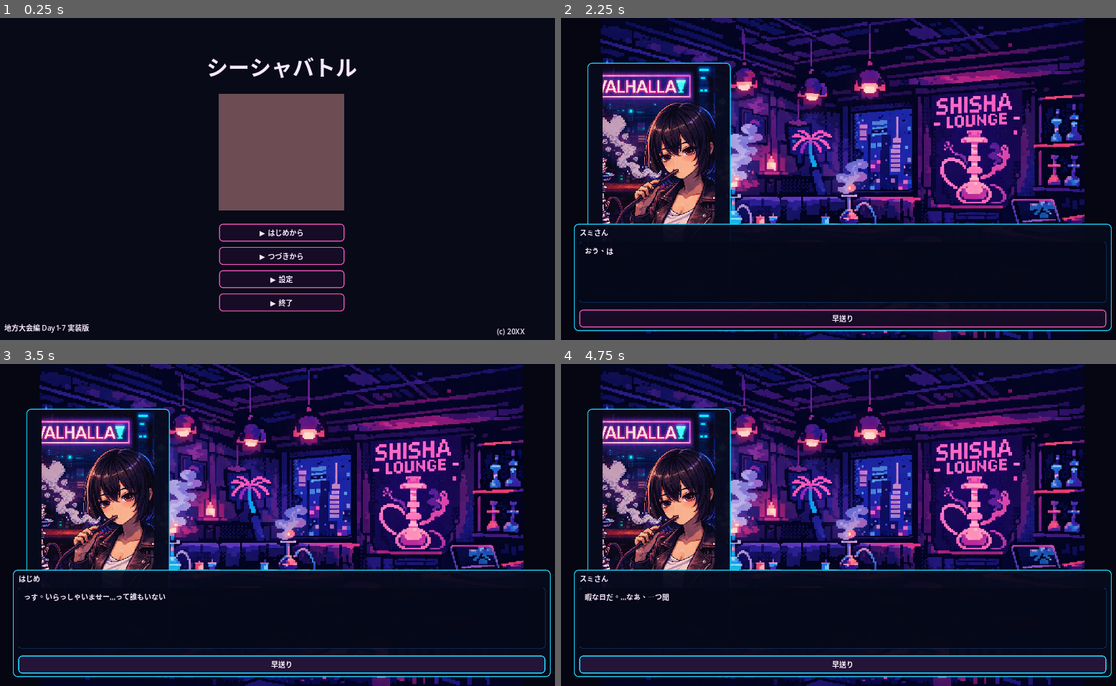
Above: before the commit, frames 1-4 (two rows, left to right).
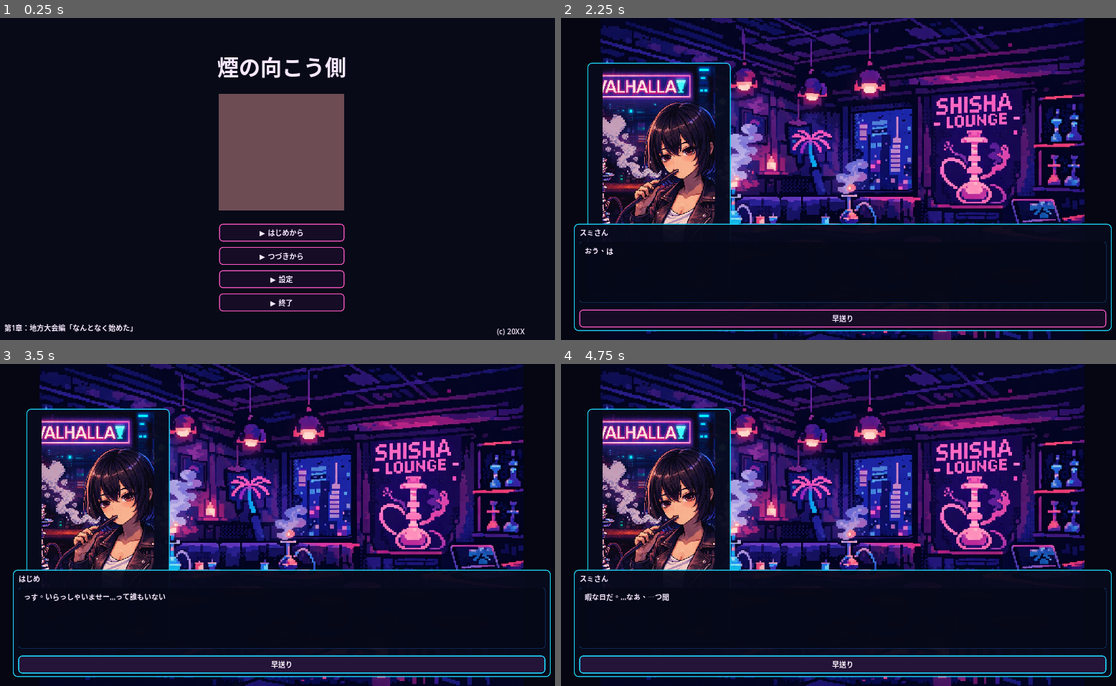
Above: after the commit, the same moments.

Repository: haseatsu114514-dot/shisha-game
Game: Godot game, scene res://scenes/title/title_screen.tscn
Two runs of this game, one before a commit and one after it. Both use one fixed random seed, a clock stepped at 60 frames per second and the inputs below.
Inputs:
- Up to frame 1 (0.25 s): no input
- Up to frame 2 (2.25 s): click "▶ つづきから" at 0.5 s; click "戻る" at 1.25 s; click "▶ はじめから" at 2 s
- Up to frame 3 (3.5 s): click "次へ" at 2.75 s
- Up to frame 4 (4.75 s): click "早送り" at 3.5 s; click "次へ" at 4.25 s

The runs differ from the first frame. In frame 1, 1.3% of the frame differs, in the area x 0-65%, y 12-98%; in frame 2, less than 0.1%; in frame 3, less than 0.1%; in frame 4, less than 0.1%.

Commit message:
タイトル変更＆ストーリー大幅改訂: 煙の向こう側
- タイトルを「シーシャバトル」→「煙の向こう側」に変更
- 「空白の一年」メカニクスを廃止
- Ch3をなるとの敗北→なるとは別ブロック＋勝利しても空虚な展開に改変
- 各章にシーシャプレイヤー向け共感・メッセージ性を追加
- Ch2に「感情が煙に出る」要素を移動（旧・空白の一年から）
- Ch3帰国後に後輩指導・酸っぱい顔の客エピソードを配置
- きらら（アイドル人気）・あげは（天才肌）をcharacters.jsonに追加
- タイトル画面のinfo_labelを章テーマに更新

https://claude.ai/code/session_014FbyzGB9jiXGEdgqhHdQBq

Diff:
--- a/data/characters.json
+++ b/data/characters.json
@@ -6,6 +6,8 @@
     {"id": "adam", "name": "アダム", "role": "rival"},
     {"id": "ryuji", "name": "リュウジ", "role": "rival"},
     {"id": "tsumugi", "name": "つむぎ", "role": "regular"},
-    {"id": "packii", "name": "パッキー", "role": "mascot"}
+    {"id": "packii", "name": "パッキー", "role": "mascot"},
+    {"id": "kirara", "name": "きらら", "role": "rival"},
+    {"id": "ageha", "name": "あげは", "role": "rival"}
   ]
 }
--- a/project.godot
+++ b/project.godot
@@ -10,7 +10,7 @@
 
 [application]
 
-config/name="シーシャバトル"
+config/name="煙の向こう側"
 run/main_scene="res://scenes/title/title_screen.tscn"
 config/features=PackedStringArray("4.2", "Forward Plus")
 config/icon="res://icon.svg"
--- a/scenes/title/title_screen.tscn
+++ b/scenes/title/title_screen.tscn
@@ -23,7 +23,7 @@
 offset_right = 852.0
 offset_bottom = 150.0
 theme_override_font_sizes/font_size = 48
-text = "シーシャバトル"
+text = "煙の向こう側"
 horizontal_alignment = 1
 
 [node name="PackiiPlaceholder" type="ColorRect" parent="."]
--- a/scripts/title/title_screen.gd
+++ b/scripts/title/title_screen.gd
@@ -12,7 +12,7 @@
 func _ready() -> void:
 	settings_panel.visible = false
 	_load_settings()
-	info_label.text = "地方大会編 Day1-7 実装版"
+	info_label.text = "第1章：地方大会編「なんとなく始めた」"
 	GameManager.play_bgm(GameManager.BGM_TITLE_PATH, -8.0, true)
 
 
Not shown, changed: brand/brand
Not shown, changed: brand/story_and_structure.md
